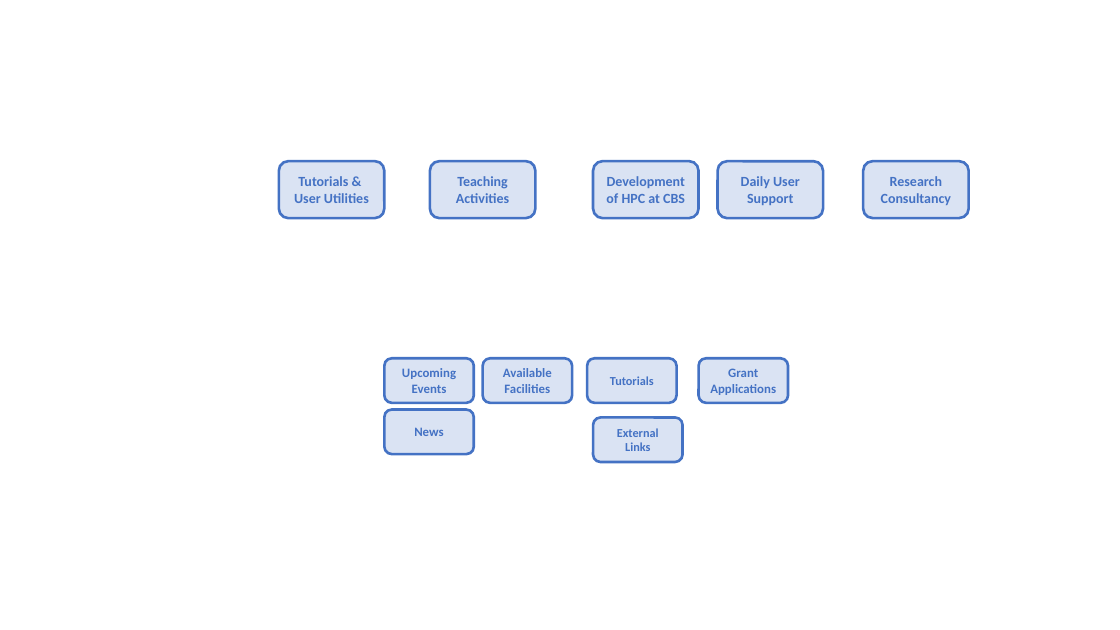
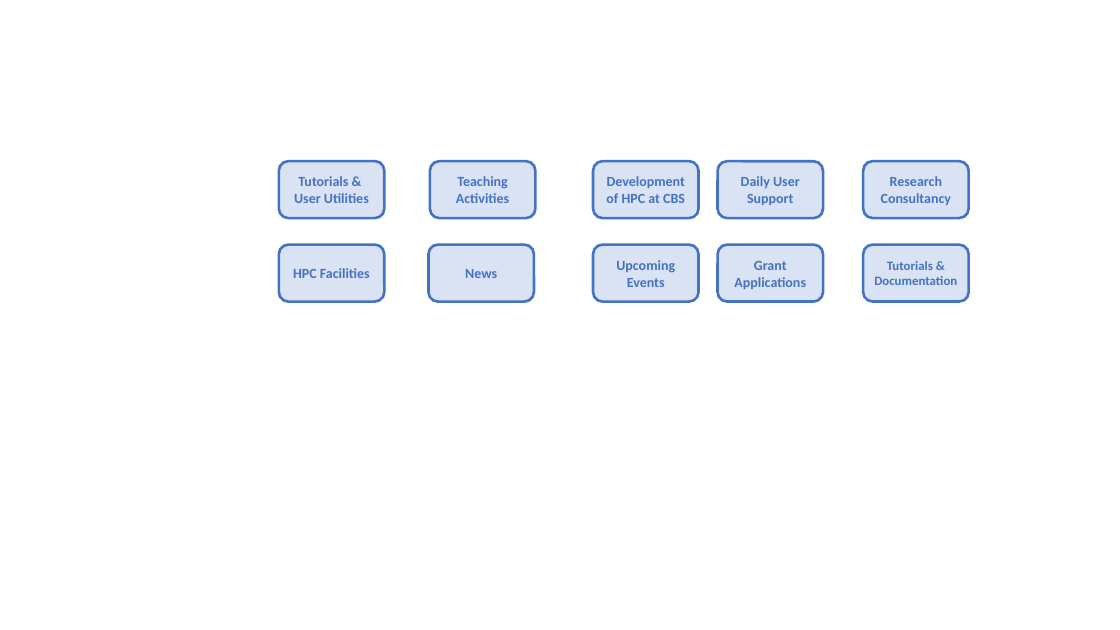
Before and after one commit to CBS-HPC/.github, a slide deck: slide 1 of profile/images/buttons.pptx. Drawn at 1120x630 pixels with LibreOffice and Linux fonts; fonts in the diff are those of the drawing. Boxes give left, top, right and bottom in pixels: in the first picture for what was removed or moved away, otherwise in the second. Text is boxed around its words. In the diff, an @@ line names an element or a change of style, - is before the commit and + after.

```diff
--- a/profile/images/buttons.pptx
+++ b/profile/images/buttons.pptx
@@ rounded rectangle "HPC Facilities": place and size @@
-rounded rectangle "HPC Facilities" at [483,359,573,403]
+rounded rectangle "HPC Facilities" at [279,245,385,302]
@@ text in rounded rectangle at [293,268,370,278]: text changed; size 11 to 12 pt @@
-Available Facilities
+HPC Facilities
@@ size 11 to 12 pt in 3 elements at [718,245,823,302], [593,245,699,302], [429,245,534,302] @@
@@ rounded rectangle "News": place and size @@
-rounded rectangle "News" at [385,410,475,455]
+rounded rectangle "News" at [429,245,534,302]
@@ rounded rectangle "Upcoming Events": place and size @@
-rounded rectangle "Upcoming Events" at [385,359,475,403]
+rounded rectangle "Upcoming Events" at [593,245,699,302]
@@ rounded rectangle "Grant Applications": place and size @@
-rounded rectangle "Grant Applications" at [699,359,789,403]
+rounded rectangle "Grant Applications" at [718,245,823,302]
@@ rounded rectangle "Tutorials & Documentation": place and size @@
-rounded rectangle "Tutorials & Documentation" at [587,359,677,403]
+rounded rectangle "Tutorials & Documentation" at [864,245,970,302]
@@ text in rounded rectangle at [874,261,957,285]: text changed; size 10.5 to 11 pt @@
-Tutorials
+Tutorials & Documentation
@@ rounded rectangle removed at [593,418,683,462] @@
-External Links
```
Also in this commit, not shown: 10 other files.
